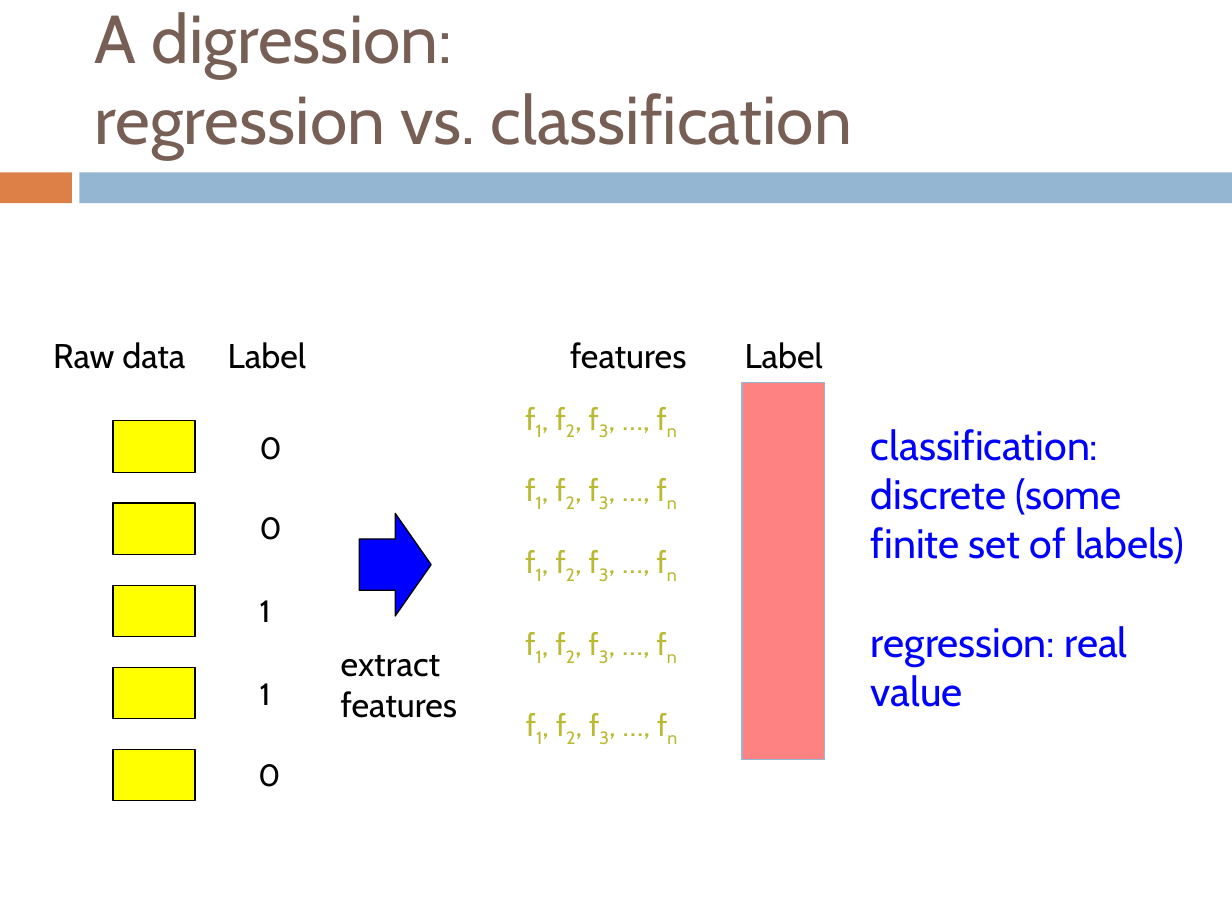
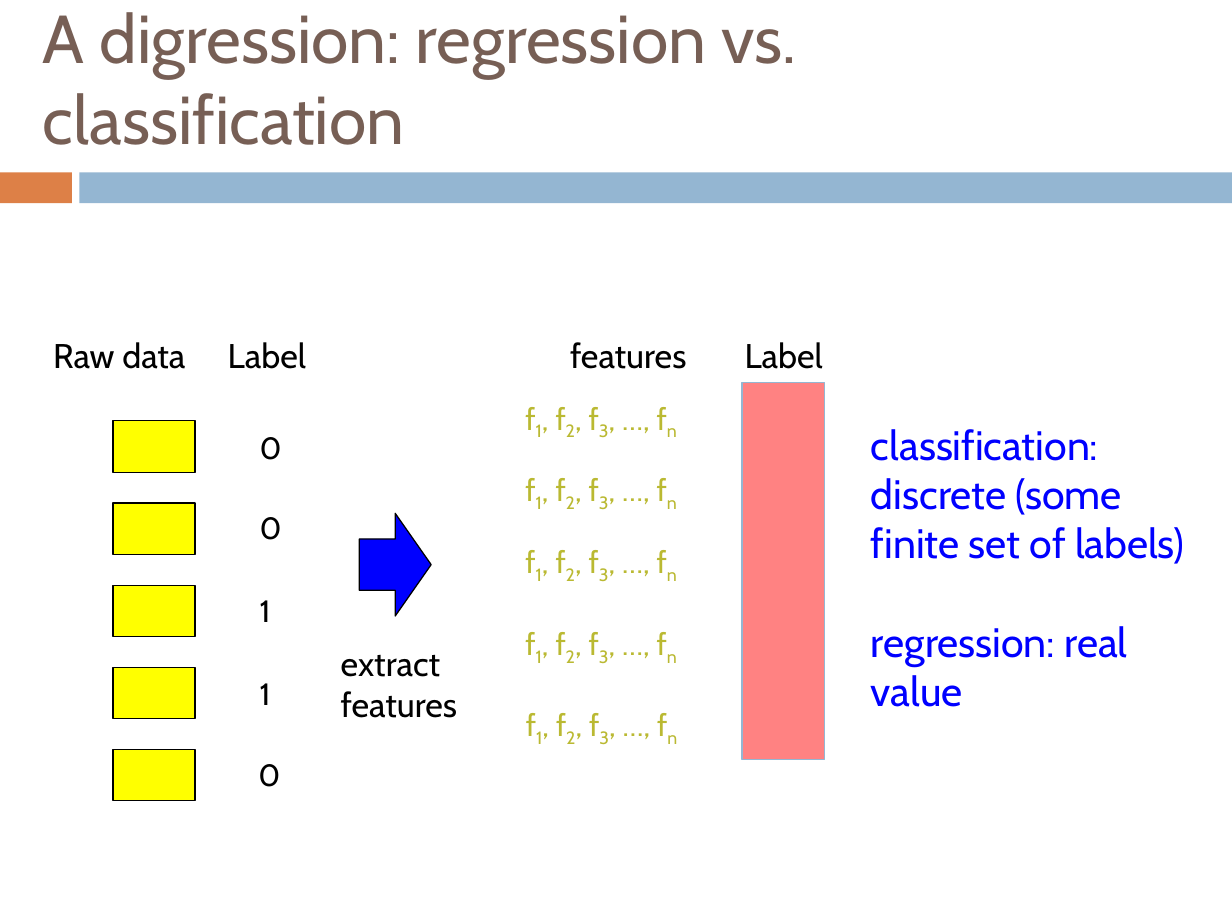
Before and after one commit to Collins-kariuk/Machine-Learning-CS158, a slide deck: slide 68 of Lectures/Lecture 15_Logistic Regression.pptx. Drawn at 1232x924 pixels with LibreOffice and Linux fonts; fonts in the diff are those of the drawing. Boxes give left, top, right and bottom in pixels: in the first picture for what was removed or moved away, otherwise in the second. Text is boxed around its words. In the diff, an @@ line names an element or a change of style, - is before the commit and + after.

```diff
--- a/Lectures/Lecture 15_Logistic Regression.pptx
+++ b/Lectures/Lecture 15_Logistic Regression.pptx
@@ title "A digression: regression vs. classification" rewrapped from bbox=[95, 12, 852, 159] to bbox=[43, 12, 797, 145] @@
```
Also in this commit, not shown: 4 other slides changed, 4 other files.
